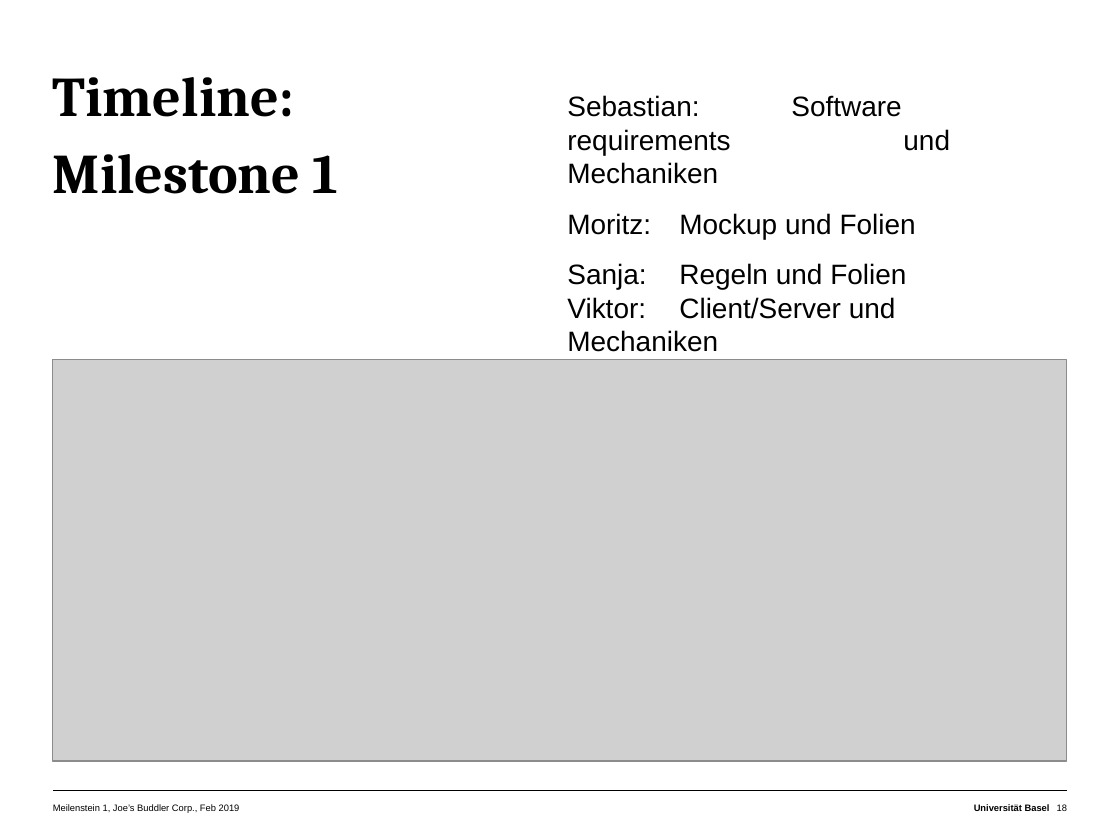
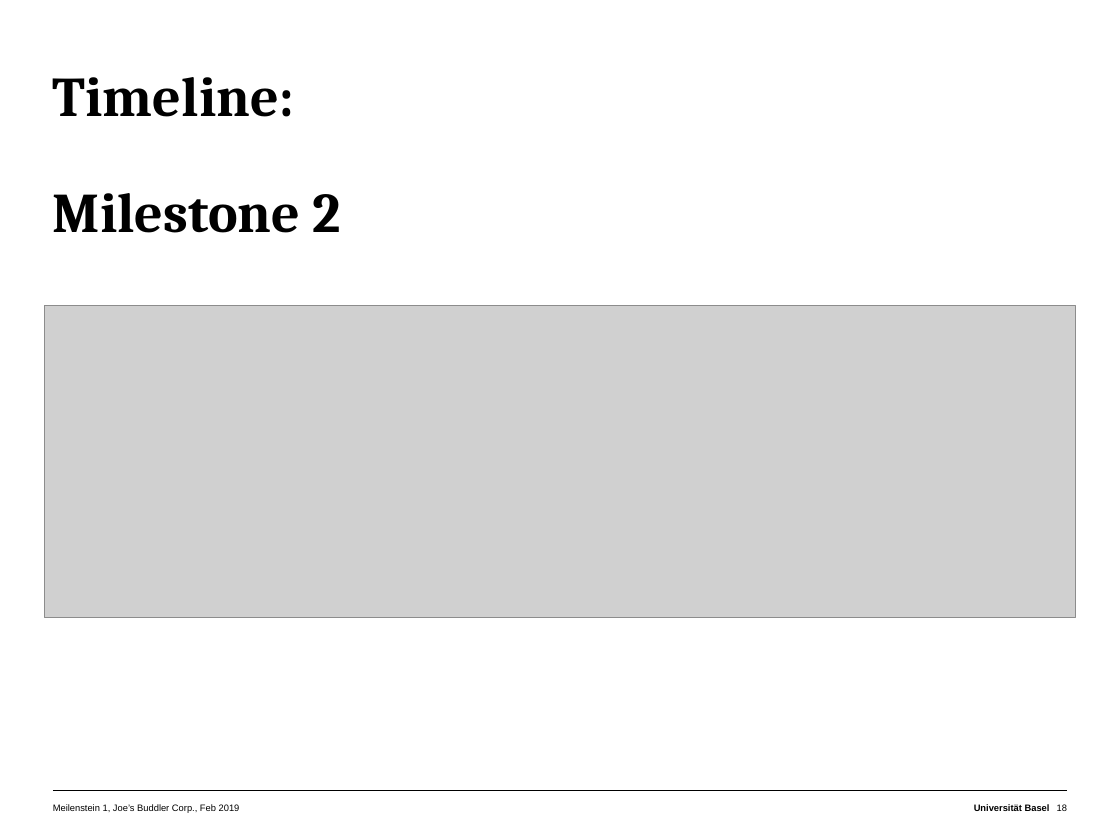
Before and after one commit to matnad/buddler-joe, a slide deck: slide 18 of Presentations/Milestone 1/Präsentation_Buddler_Joe.pptx. Drawn at 1120x840 pixels with LibreOffice and Linux fonts; fonts in the diff are those of the drawing; grey boxes stand for pictures. Boxes give left, top, right and bottom in pixels: in the first picture for what was removed or moved away, otherwise in the second. Text is boxed around its words. In the diff, an @@ line names an element or a change of style, - is before the commit and + after.

Commit message:
Updated Timeline

```diff
--- a/Presentations/Milestone 1/Präsentation_Buddler_Joe.pptx
+++ b/Presentations/Milestone 1/Präsentation_Buddler_Joe.pptx
@@ title at [53, 77, 341, 233]: text changed @@
-Timeline:
-Milestone 1
+Timeline:
+Milestone 2
@@ text removed at [567, 95, 916, 352] @@
-  Sebastian: Software requirements und Mechaniken
-  Moritz: Mockup und Folien
-  Sanja: Regeln und Folien
-  Viktor: Client/Server und Mechaniken
@@ picture: place and size @@
-picture at [53, 360, 1067, 760]
+picture at [45, 306, 1076, 618]
```
Also in this commit, not shown: 1 other slide changed, 3 slides added, 1 other file.
